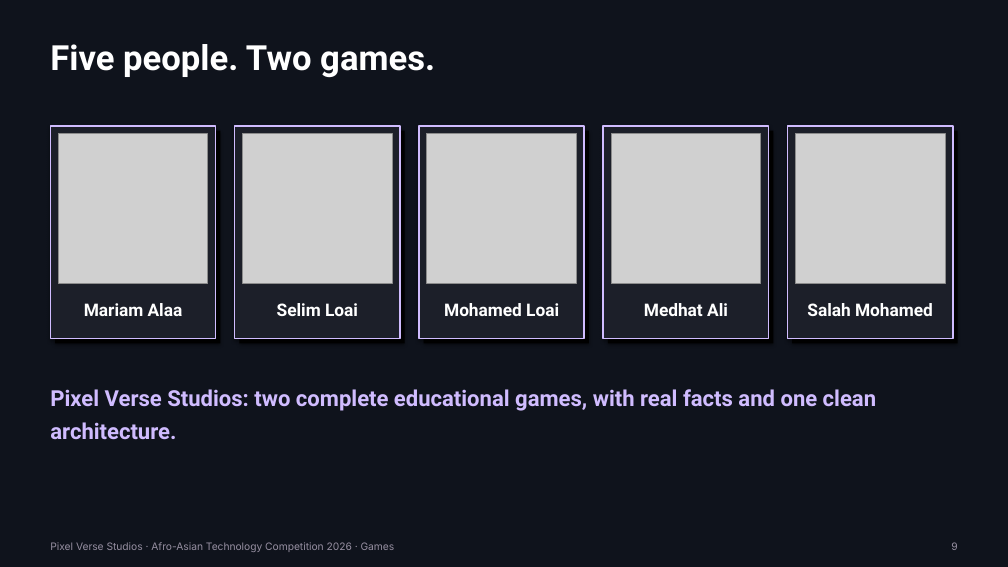
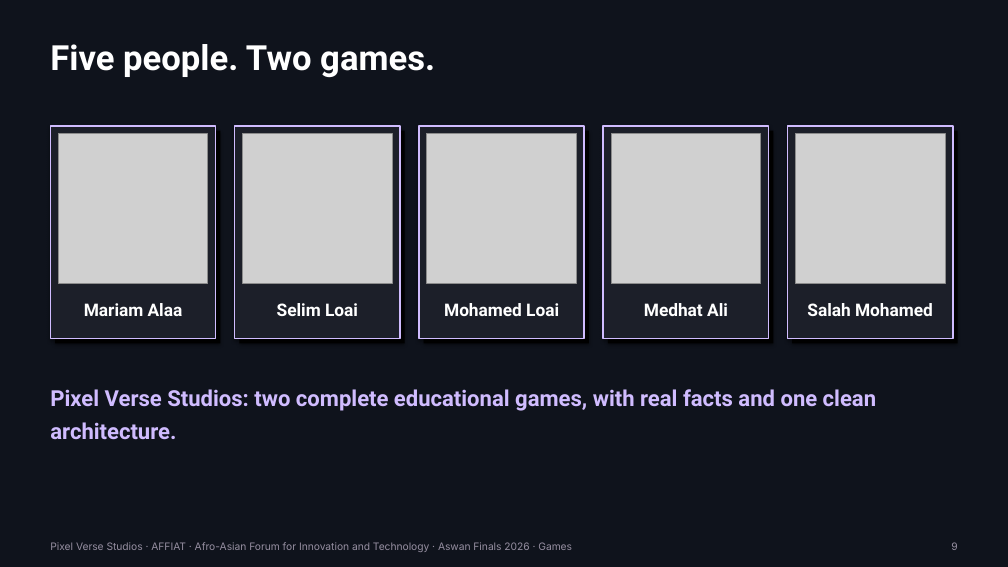
Before and after one commit to ibrhmahmd/PVS, a slide deck: slide 9 of docs/presentation/pvs-presentation.pptx. Drawn at 1008x567 pixels with LibreOffice and Linux fonts; fonts in the diff are those of the drawing; grey boxes stand for pictures. Boxes give left, top, right and bottom in pixels: in the first picture for what was removed or moved away, otherwise in the second. Text is boxed around its words. In the diff, an @@ line names an element or a change of style, - is before the commit and + after.

Commit message:
docs: AFFIAT Aswan Finals 2026 name and logos, fix placeholders

```diff
--- a/docs/presentation/pvs-presentation.pptx
+++ b/docs/presentation/pvs-presentation.pptx
@@ text at (50,542,572,552): text changed @@
-Pixel Verse Studios · Afro-Asian Technology Competition 2026 · Games
+Pixel Verse Studios · AFFIAT · Afro-Asian Forum for Innovation and Technology · Aswan Finals 2026 · Games
```
Also in this commit, not shown: 9 other slides changed, 11 other files.
